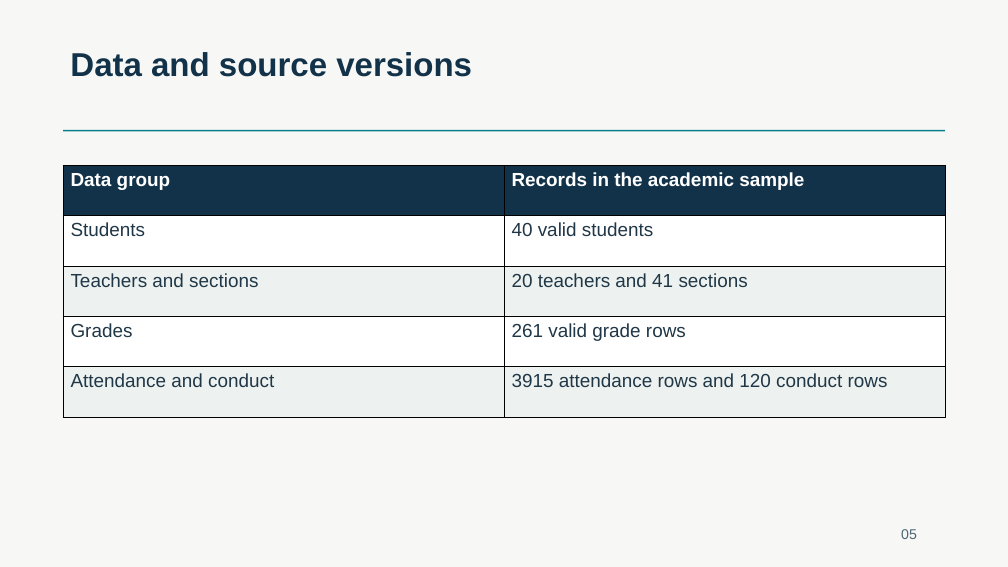
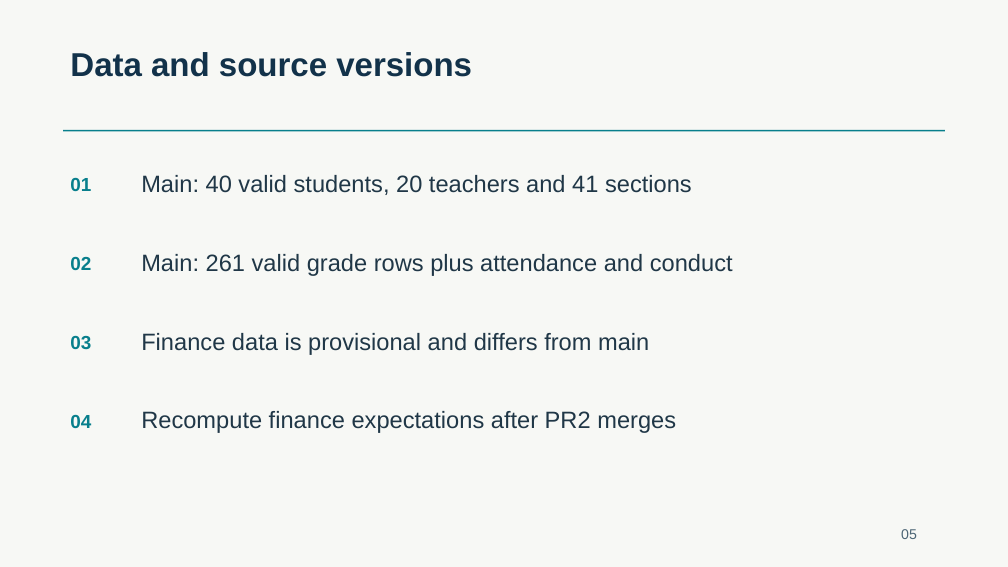
Before and after one commit to HaHiepThanh/mcp-ts, a slide deck: slide 5 of phase2/runs/khoa/MCP-TS-SDK-phase2.pptx. Drawn at 1008x567 pixels with LibreOffice and Linux fonts; fonts in the diff are those of the drawing. Boxes give left, top, right and bottom in pixels: in the first picture for what was removed or moved away, otherwise in the second. Text is boxed around its words. In the diff, an @@ line names an element or a change of style, - is before the commit and + after.

Commit message:
fix(phase2): isolate provisional finance cases and make Khoa runs reproducible

```diff
--- a/phase2/runs/khoa/MCP-TS-SDK-phase2.pptx
+++ b/phase2/runs/khoa/MCP-TS-SDK-phase2.pptx
@@ table removed at box(63, 166, 944, 417), 5 rows, 2 columns @@
-Data group | Records in the academic sample
-Students | 40 valid students
-Teachers and sections | 20 teachers and 41 sections
-Grades | 261 valid grade rows
-Attendance and conduct | 3915 attendance rows and 120 conduct rows
@@ text added at box(70, 177, 91, 191), 18 pt, text #087F8C, bold @@
+01
@@ text added at box(141, 175, 692, 195), 22.5 pt, text #203747 @@
+Main: 40 valid students, 20 teachers and 41 sections
@@ text added at box(70, 256, 91, 270), 18 pt, text #087F8C, bold @@
+02
@@ text added at box(141, 254, 733, 276), 22.5 pt, text #203747 @@
+Main: 261 valid grade rows plus attendance and conduct
@@ text added at box(70, 335, 91, 350), 18 pt, text #087F8C, bold @@
+03
@@ text added at box(141, 333, 649, 355), 22.5 pt, text #203747 @@
+Finance data is provisional and differs from main
@@ text added at box(70, 414, 91, 428), 18 pt, text #087F8C, bold @@
+04
@@ text added at box(141, 411, 676, 433), 22.5 pt, text #203747 @@
+Recompute finance expectations after PR2 merges
```
Also in this commit, not shown: 15 other slides changed, 30 other files.
